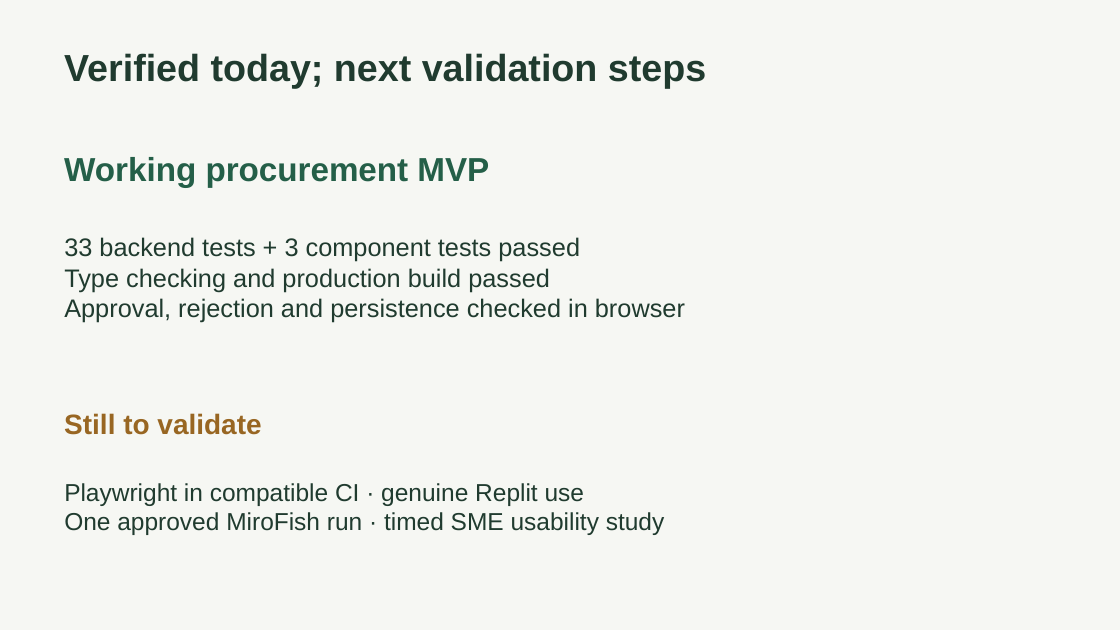
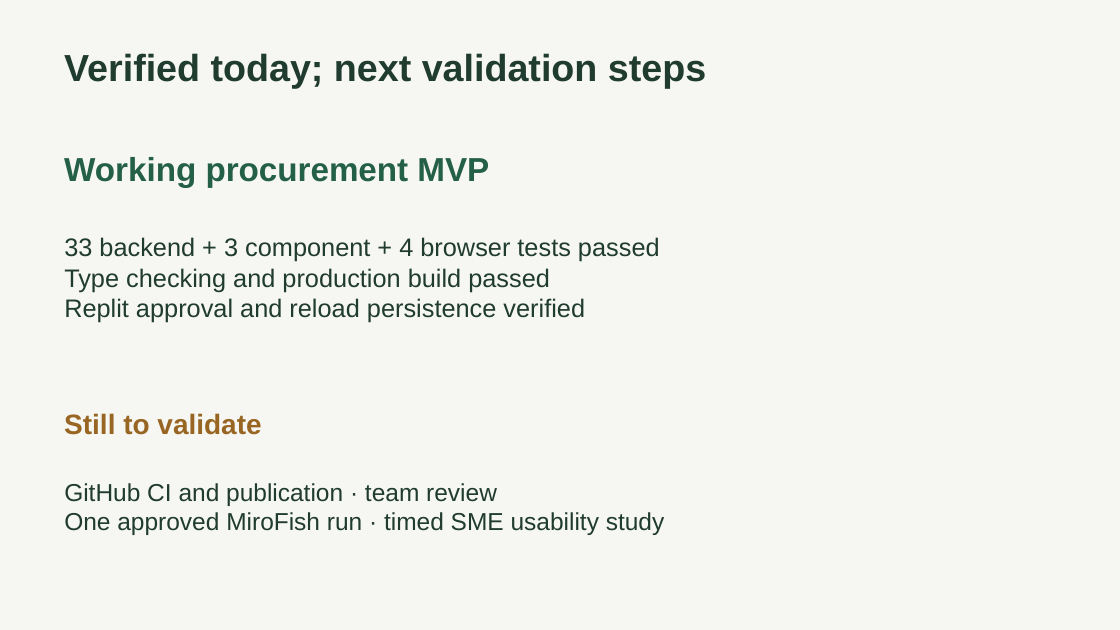
Before and after one commit to jeramibot/orbyte-decisionos, a slide deck: slide 9 of submission/DecisionOS_Pitch.pptx. Drawn at 1120x630 pixels with LibreOffice and Linux fonts; fonts in the diff are those of the drawing. Boxes give left, top, right and bottom in pixels: in the first picture for what was removed or moved away, otherwise in the second. Text is boxed around its words. In the diff, an @@ line names an element or a change of style, - is before the commit and + after.

Commit message:
Verify Replit workflow and update submission evidence

```diff
--- a/submission/DecisionOS_Pitch.pptx
+++ b/submission/DecisionOS_Pitch.pptx
@@ text at (64, 237, 660, 262): text changed @@
-33 backend tests + 3 component tests passed
+33 backend + 3 component + 4 browser tests passed
@@ text at (64, 298, 585, 323): text changed @@
-Approval, rejection and persistence checked in browser
+Replit approval and reload persistence verified
@@ text at (64, 483, 497, 506): text changed @@
-Playwright in compatible CI · genuine Replit use
+GitHub CI and publication · team review
```
Also in this commit, not shown: 19 other files.
